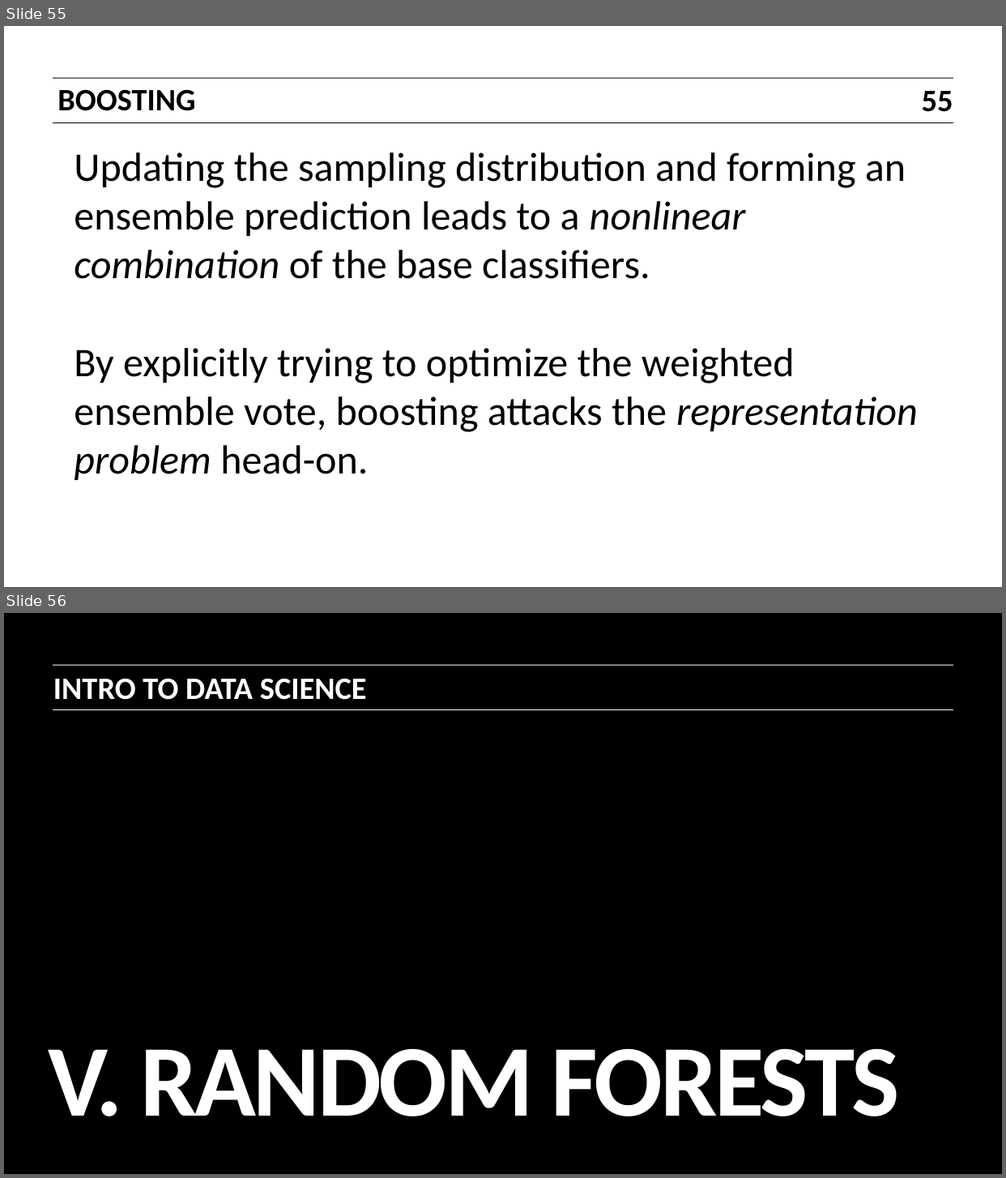
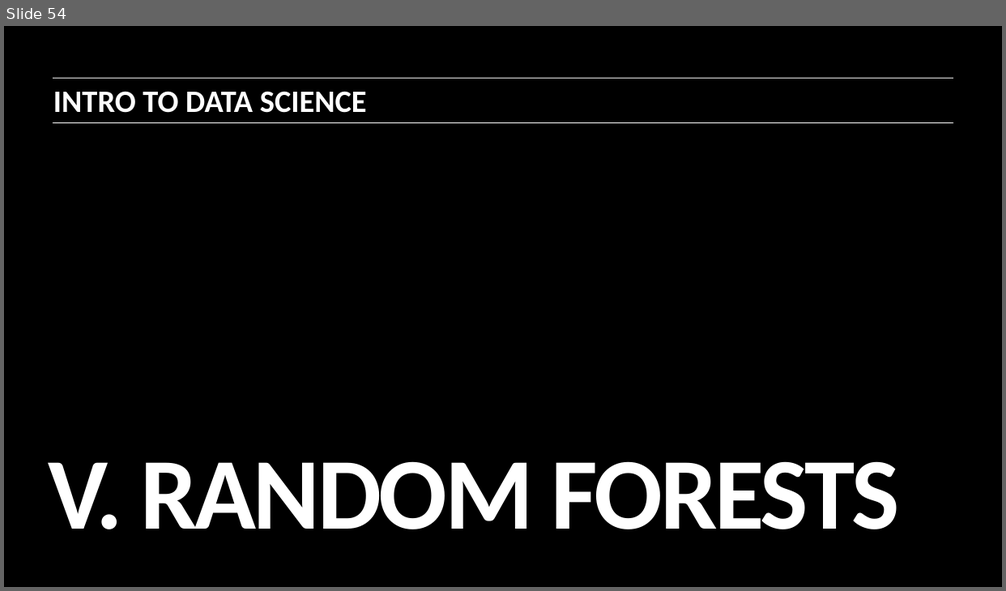
Before and after one commit to ajschumacher/gadsdc, a slide deck: 16-ensemble/slides.pptx. Shown one above the other, each under a label of ours: slides 55 and 56 before the commit, slide 54 after it. The pictures are 1006x1178 and 1006x591 pixels, drawn with LibreOffice and Linux fonts; fonts in the diff are those of the drawing. Boxes give left, top, right and bottom in pixels: in the first picture for what was removed or moved away, otherwise in the second. Text is boxed around its words. In the diff, an @@ line names an element or a change of style, - is before the commit and + after.

Commit message:
ensemble slides pretty good

```diff
--- a/16-ensemble/slides.pptx
+++ b/16-ensemble/slides.pptx
@@ slide 55 removed at box(4, 26, 1002, 587), background #FFFFFF @@
@@ line removed from (53, 78) to (953, 78) @@
@@ text removed at box(57, 89, 195, 111) @@
-BOOSTING
@@ page number removed at box(922, 91, 953, 112) @@
-55
@@ line removed from (53, 122) to (953, 122) @@
@@ text removed at box(74, 152, 918, 480) @@
-Updating the sampling distribution and forming an ensemble prediction leads to a nonlinear combination of the base classifiers.
-By explicitly trying to optimize the weighted ensemble vote, boosting attacks the representation problem head-on.
@@ what was slide 56 is now slide 54 @@
```
Also in this commit, not shown: 3 slides changed, 2 slides added, 5 other slides removed, 1 other file.
